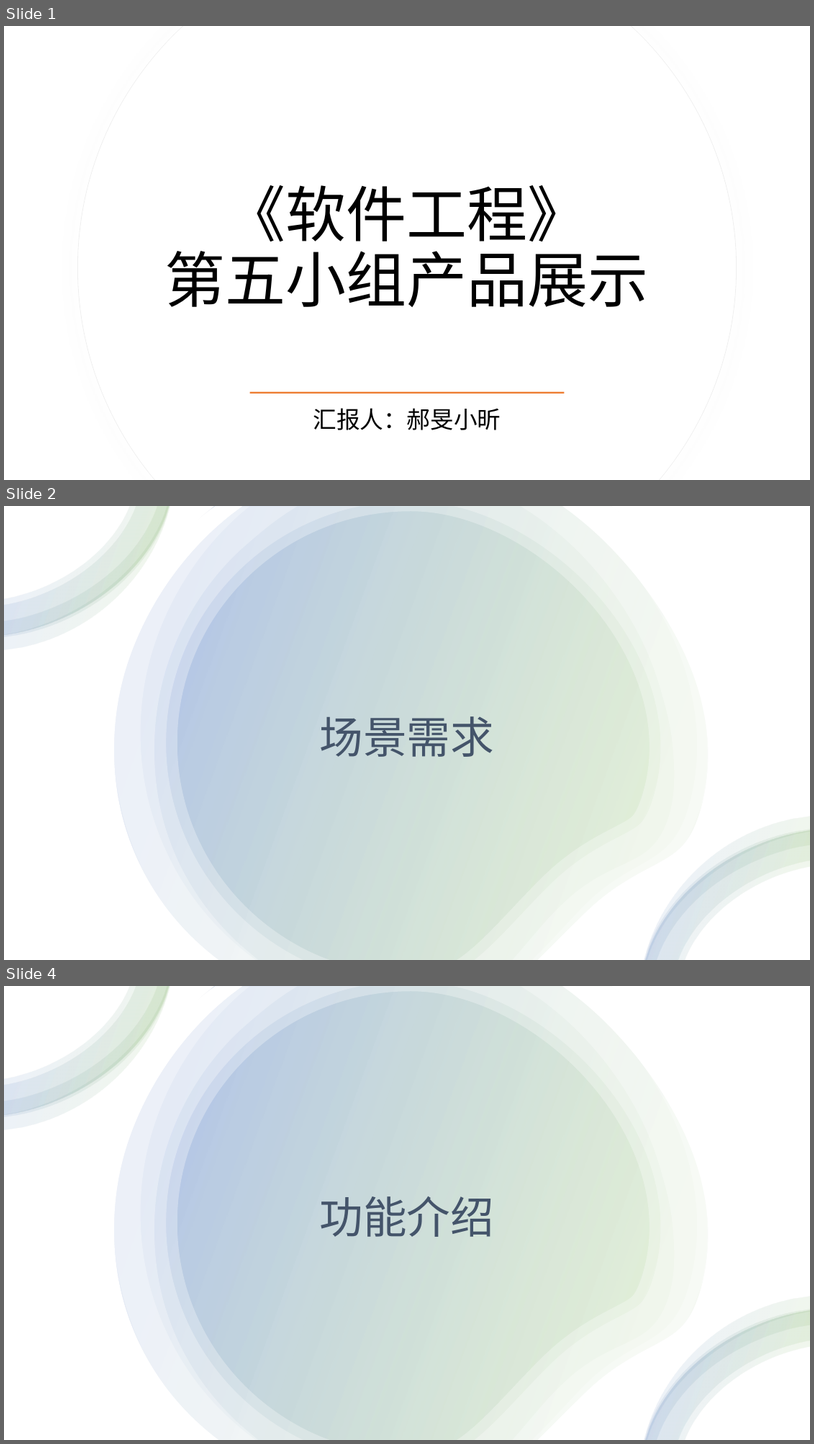
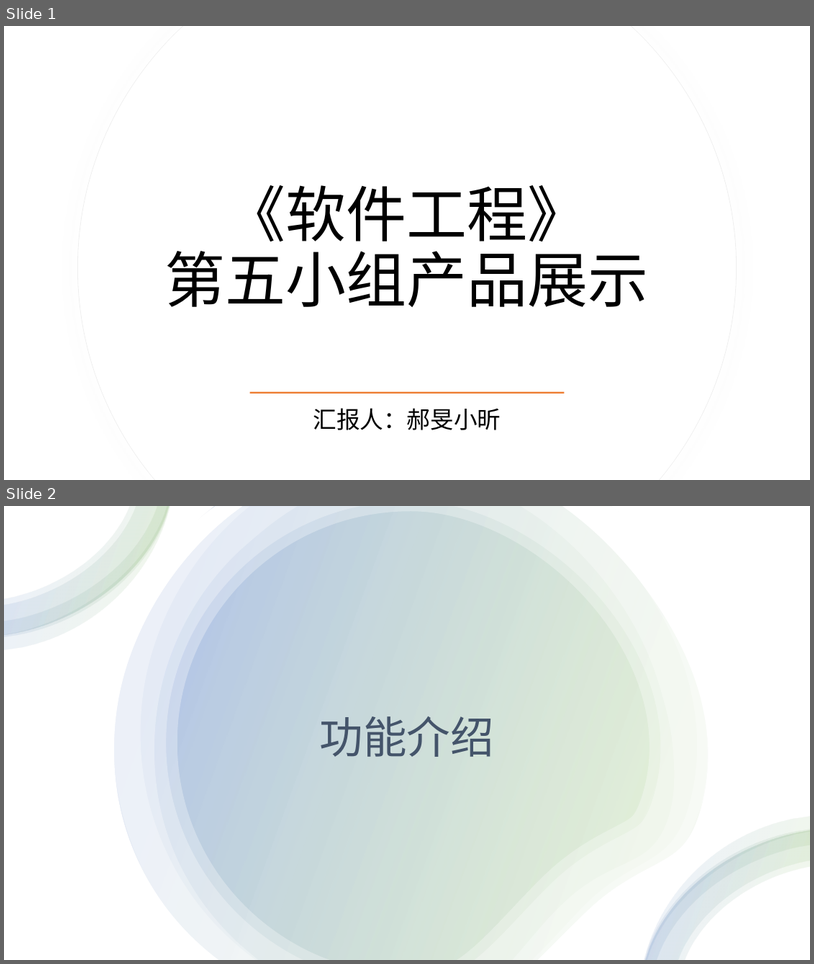
Before and after one commit to EmiseSam/Software-Engineering-2020Fall-iAccount, a slide deck: notes/结题KeyNote.pptx. Shown one above the other, each under a label of ours: slides 1, 2 and 4 before the commit, slides 1 and 2 after it; the slides between them are not shown. The pictures are 814x1444 and 814x964 pixels, drawn with LibreOffice and Linux fonts; fonts in the diff are those of the drawing. Boxes give left, top, right and bottom in pixels: in the first picture for what was removed or moved away, otherwise in the second. Text is boxed around its words. In the diff, an @@ line names an element or a change of style, - is before the commit and + after.

```diff
--- a/notes/结题KeyNote.pptx
+++ b/notes/结题KeyNote.pptx
@@ slide 2 removed at <box>4,506,810,960</box>, background #FFFFFF @@
@@ rectangle removed at <box>4,506,810,960</box> @@
@@ group removed at <box>4,506,170,649</box>: 4 freeform shapes @@
@@ group removed at <box>90,506,736,960</box>: 7 freeform shapes @@
@@ freeform shape removed at <box>103,506,723,960</box> @@
@@ title removed at <box>320,716,494,757</box> @@
-场景需求
@@ group removed at <box>645,816,810,960</box>: 4 freeform shapes @@
@@ what was slide 4 is now slide 2 @@
```
Also in this commit, not shown: 2 slides changed, 1 slide added, 1 other slide removed, 22 other files.
